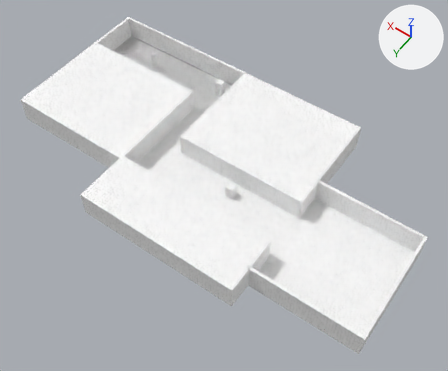
The FBX model 2026_Summer/data/FBX/StageCol.fbx: old version first, new version second.
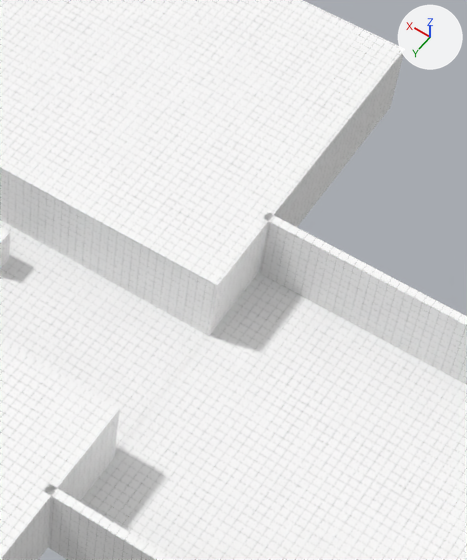
The first picture shows the older version from a 50 mm camera at (-152.2, 143.5, 173.7) aimed at (-73.2, 33.0, 0.0). The close-ups show the older and then the newer version on the part from 52% to 85% of the width and 30% to 78% of the height of that picture. Only the edits that show in the close-ups are written down. Lighting does not change. The marker at upper right points along +X, +Y and +Z. Where no turn or scale is listed for an object, it has been applied to the vertices.
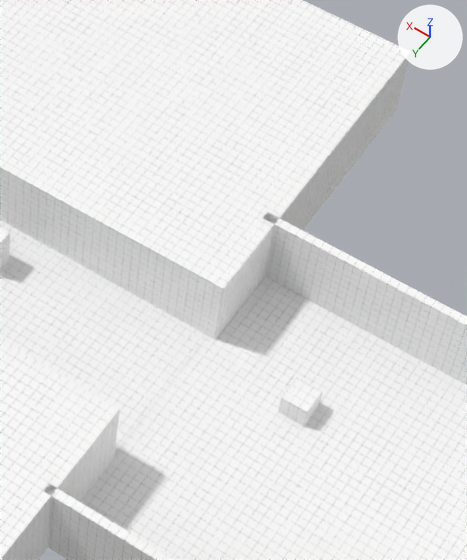
Where the change shows, as pixel boxes (x1, y1, x2, y2) in the close-ups (467 x 560 px):
'Cube__8_', reshaped: before (0, 0, 405, 336); after (0, 0, 411, 339)
'Cube__17_', added: after (278, 378, 322, 426)

The change, as a diff of the scene's bpy script:
```diff
--- a/2026_Summer/data/FBX/StageCol.fbx.py
+++ b/2026_Summer/data/FBX/StageCol.fbx.py
@@ me_scene_004 @@
 # used by ob_cube__8; location = (-51.3, 40.4, 0.0)
 # before: 1 (-51.3, -51.2, 0.0) at pixel (390, 107), 3 (-51.3, -51.2, 10.1) at pixel (405, 49), 4 (-51.3, -10.0, 0.0), 5 (-51.3, -10.0, 10.1) at pixel (217, 285)
-me_scene_004.from_pydata(...)  # 8 vertices, 6 faces; spans x -51.3..-0.8, y -51.2..-10.0, z 0.0..10.1
+me_scene_004.from_pydata(...)  # 8 vertices, 6 faces; spans x -52.1..-0.8, y -51.2..-10.0, z 0.0..10.1
+# me_scene_004 part 1
+for i in [1, 3, 4, 5]: me_scene_004.vertices[i].co += Vector((-0.8, 0.0, 0.0))
 me_scene_004.materials.append(mat_probuilderdefault)
@@ me_scene_014 @@
+me_scene_014.from_pydata(...)  # a box spanning x -4.01..-0.97, y -13.11..-10.0, z 0.0..3.23
+me_scene_014.materials.append(mat_probuilderdefault)  # picture img_gridbox_default_png
@@ ob_cube__17 @@
+ob_cube__17 = bpy.data.objects.new('Cube__17_', me_scene_014)
+ob_cube__17.location = (-112.5, 44.5, 0.5)
```
